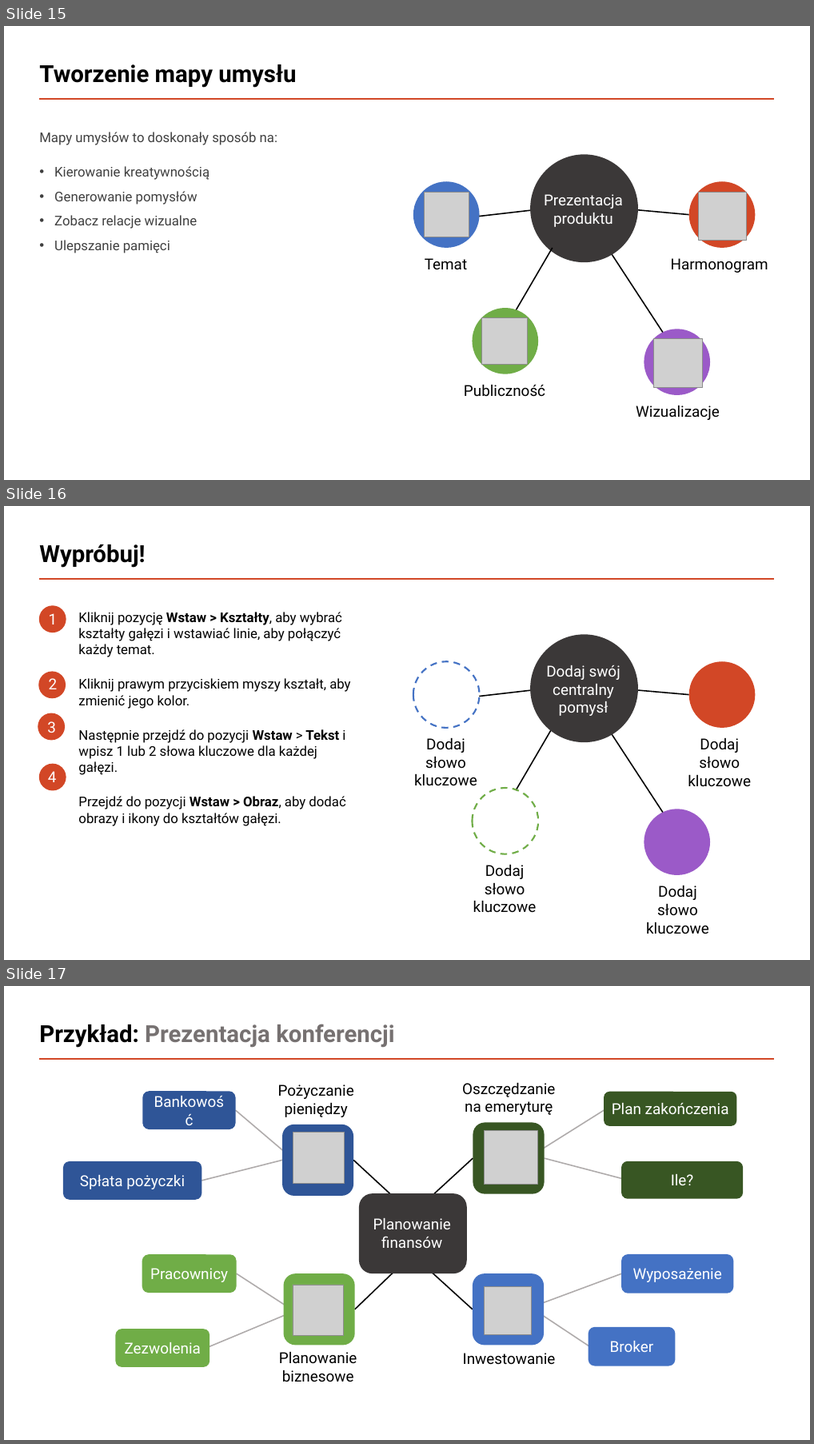
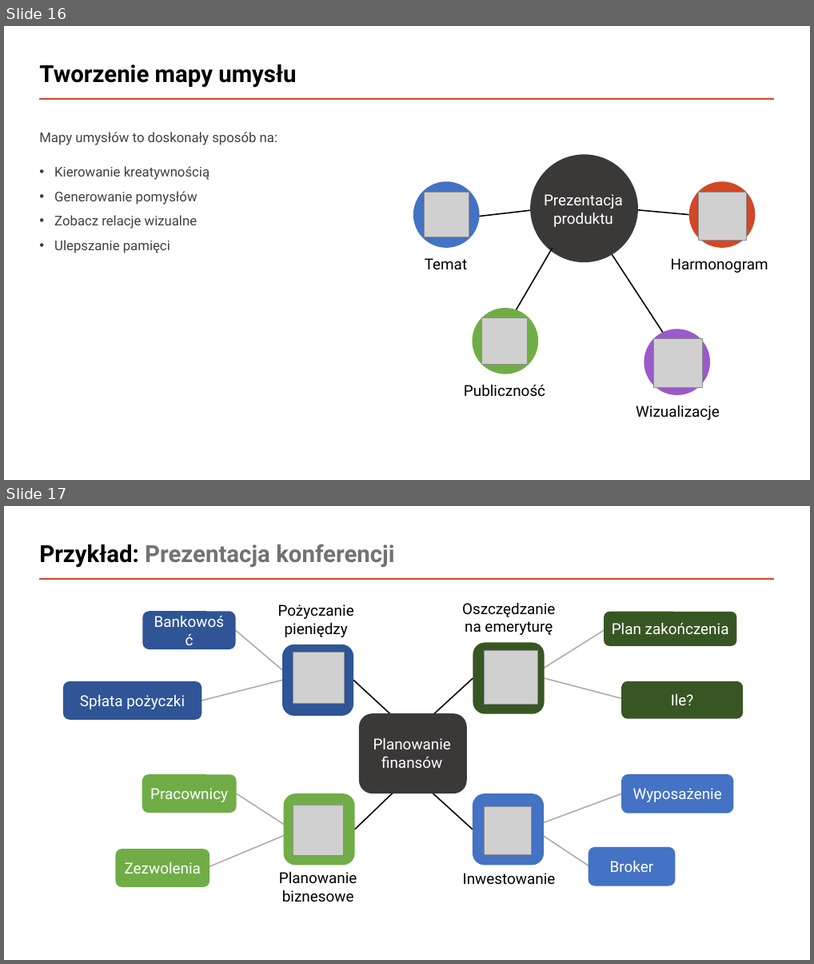
Before and after one commit to piotreks-uw-edu/uw-big-data-stackoverflow-project, a slide deck: Presentation/Analyzing the StackOverflow2013 Database from 2008 to 2013.pptx. Shown one above the other, each under a label of ours: slides 15, 16 and 17 before the commit, slides 16 and 17 after it. The pictures are 814x1444 and 814x964 pixels, drawn with LibreOffice and Linux fonts; fonts in the diff are those of the drawing; grey boxes stand for pictures. Boxes give left, top, right and bottom in pixels: in the first picture for what was removed or moved away, otherwise in the second. Text is boxed around its words. In the diff, an @@ line names an element or a change of style, - is before the commit and + after.

```diff
--- a/Presentation/Analyzing the StackOverflow2013 Database from 2008 to 2013.pptx
+++ b/Presentation/Analyzing the StackOverflow2013 Database from 2008 to 2013.pptx
@@ slide 16 removed at [4,506,810,960], background #FFFFFF; not listed: 1 template element that a slide beside it also shows @@
@@ title removed at [39,544,145,568] @@
-Wypróbuj!
@@ ellipse removed at [39,605,66,632] @@
@@ text removed at [49,613,58,624] @@
-1
@@ text removed at [78,612,350,826] @@
-Kliknij pozycję Wstaw > Kształty, aby wybrać kształty gałęzi i wstawiać linie, aby połączyć każdy temat.
-Kliknij prawym przyciskiem myszy kształt, aby zmienić jego kolor.
-Następnie przejdź do pozycji Wstaw > Tekst i wpisz 1 lub 2 słowa kluczowe dla każdej gałęzi.
-Przejdź do pozycji Wstaw > Obraz, aby dodać obrazy i ikony do kształtów gałęzi.
@@ ellipse removed at [38,671,66,698] @@
@@ text removed at [49,678,58,689] @@
-2
@@ ellipse removed at [38,713,65,740] @@
@@ text removed at [47,721,56,732] @@
-3
@@ ellipse removed at [39,763,66,790] @@
@@ text removed at [48,771,57,782] @@
-4
@@ group removed at [414,634,755,933]: 5 texts, 5 ellipses, 4 lines @@
-Dodaj słowo kluczowe
-Dodaj słowo kluczowe
-Dodaj słowo kluczowe
-Dodaj słowo kluczowe
-Dodaj swój centralny pomysł
@@ what was slide 15 is now slide 16 @@
```
Also in this commit, not shown: 1 slide added.
